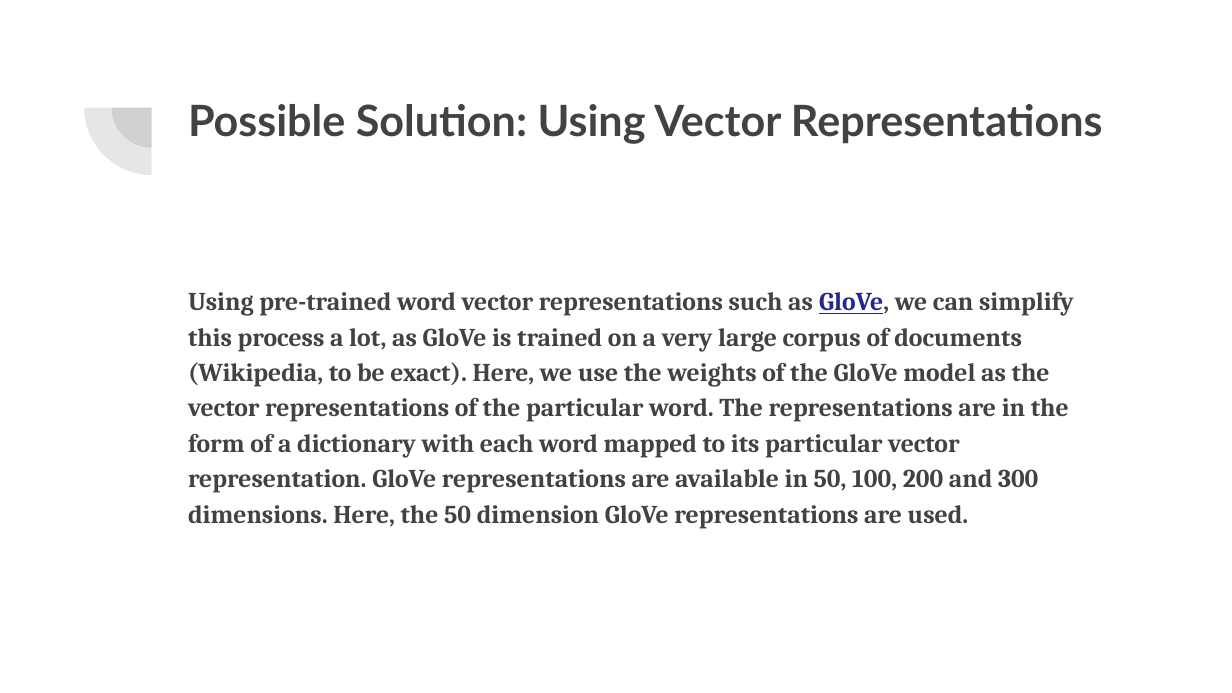
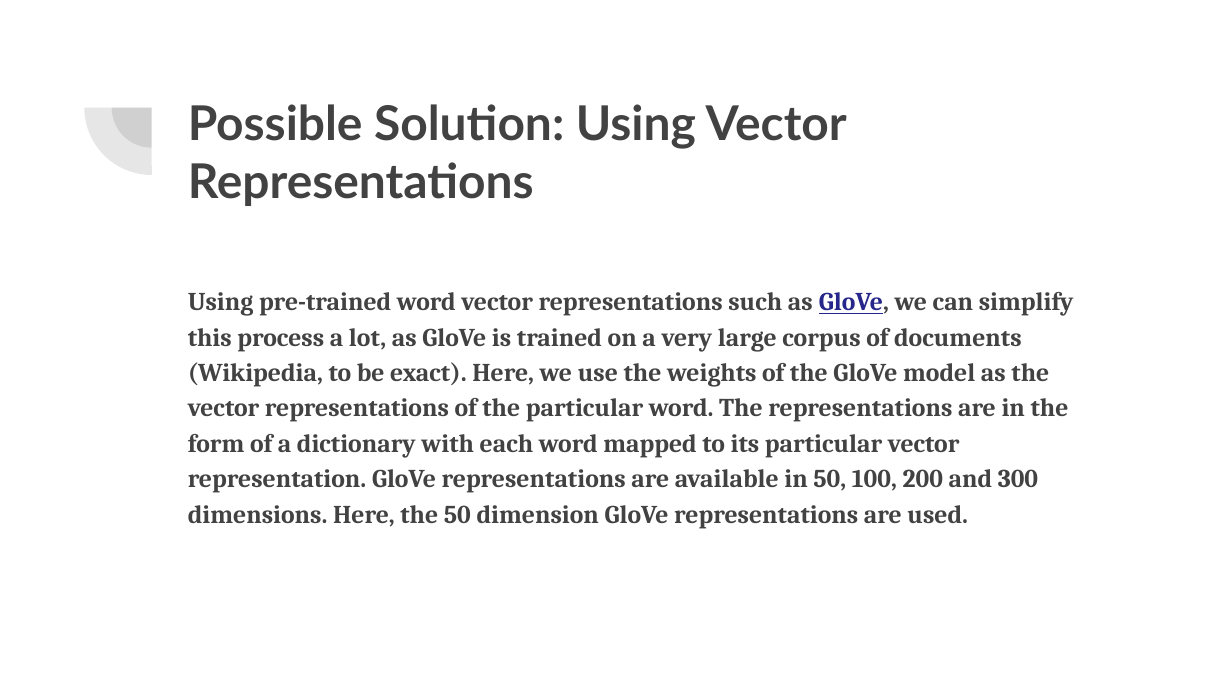
Before and after one commit to dhiganthrao/WordUnMasker, a slide deck: slide 4 of Code presentation Make-A-Thon.pptx. Drawn at 1232x693 pixels with LibreOffice and Linux fonts; fonts in the diff are those of the drawing. Boxes give left, top, right and bottom in pixels: in the first picture for what was removed or moved away, otherwise in the second. Text is boxed around its words. In the diff, an @@ line names an element or a change of style, - is before the commit and + after.

```diff
--- a/Code presentation Make-A-Thon.pptx
+++ b/Code presentation Make-A-Thon.pptx
@@ text "Possible Solution: Using Vector Representations" at [188,104,847,206]: size 25.2 to 28 pt @@
```
Also in this commit, not shown: 3 other slides changed.
